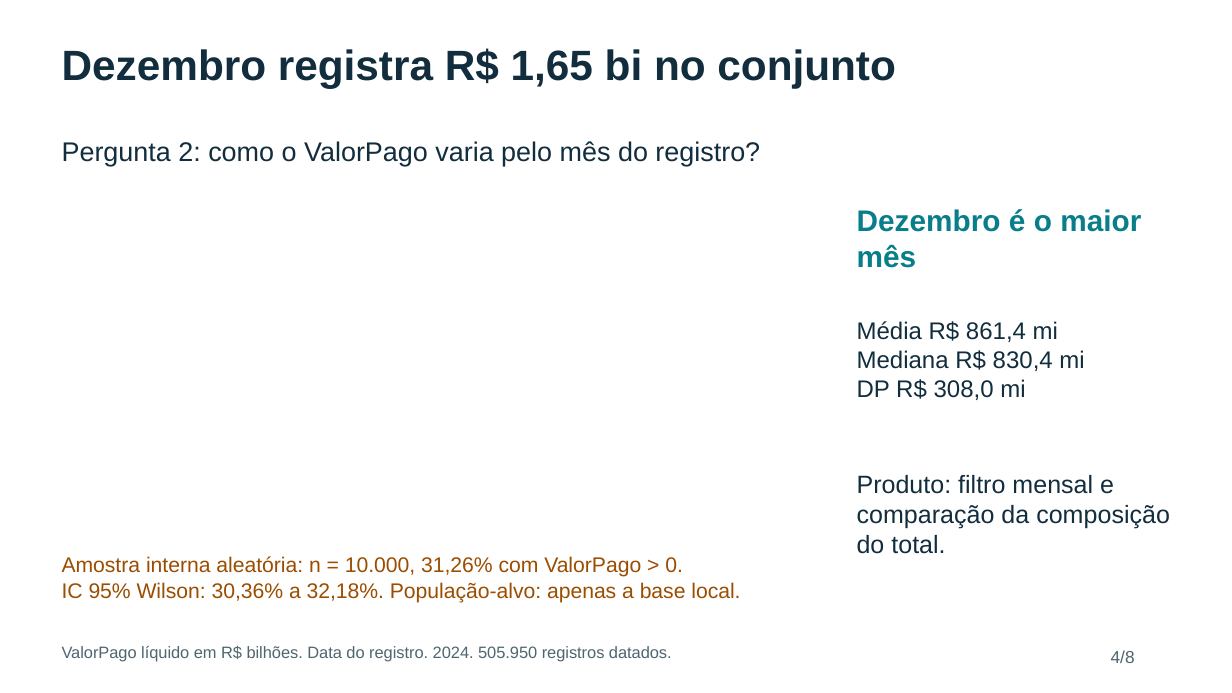
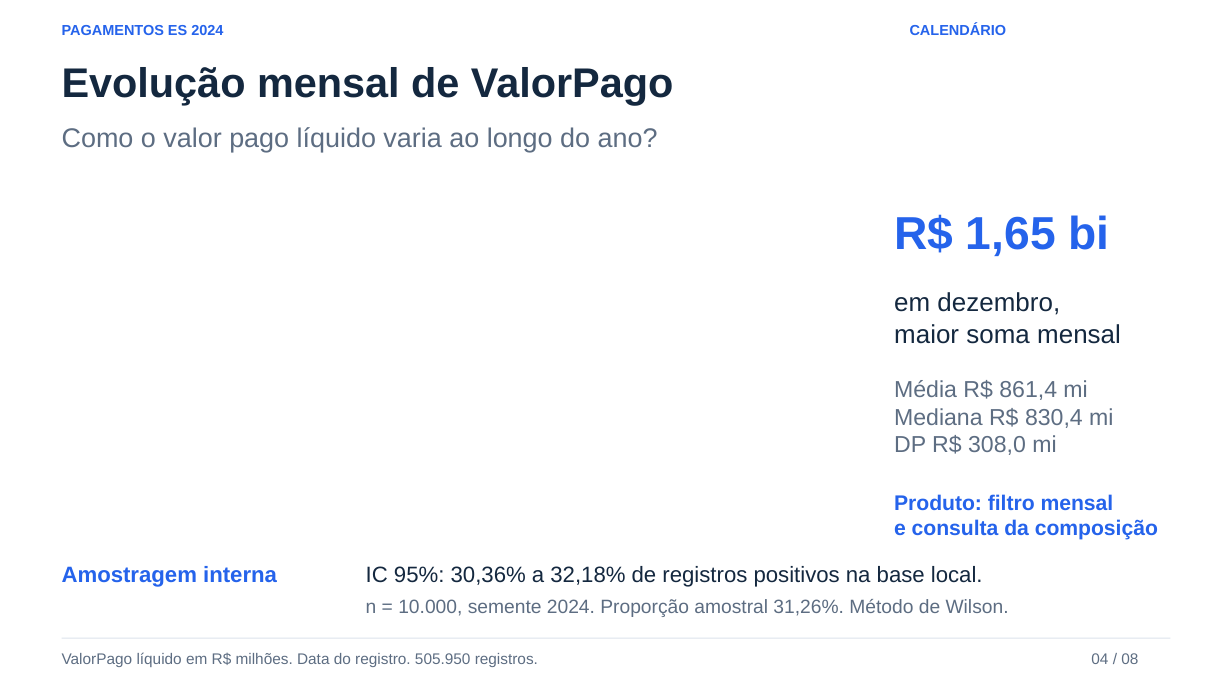
Before and after one commit to Stratfy/cp5-data, a slide deck: slide 4 of docs/apresentacao_pagamentos_es_2024.pptx. Drawn at 1232x693 pixels with LibreOffice and Linux fonts; fonts in the diff are those of the drawing. Boxes give left, top, right and bottom in pixels: in the first picture for what was removed or moved away, otherwise in the second. Text is boxed around its words. In the diff, an @@ line names an element or a change of style, - is before the commit and + after.

```diff
--- a/docs/apresentacao_pagamentos_es_2024.pptx
+++ b/docs/apresentacao_pagamentos_es_2024.pptx
@@ text added at [62, 25, 223, 35], 11.2 pt, text #2563EB, bold @@
+PAGAMENTOS ES 2024
@@ text added at [910, 23, 1007, 35], 11.2 pt, text #2563EB, bold @@
+CALENDÁRIO
@@ text at [62, 67, 673, 105]: text changed; size 21 to 32.2 pt; text colour #122D3D to #14283F; bold on @@
-Pergunta 2: como o ValorPago varia pelo mês do registro?
+Evolução mensal de ValorPago
@@ text added at [62, 127, 658, 152], 21 pt, text #5D6D82 @@
+Como o valor pago líquido varia ao longo do ano?
@@ text removed at [857, 209, 1141, 268] @@
-Dezembro é o maior mês
@@ text at [894, 214, 1110, 256]: text changed; size 33 to 36 pt; text colour #122D3D to #2563EB @@
-Dezembro registra R$ 1,65 bi no conjunto
+R$ 1,65 bi
@@ text added at [894, 292, 1121, 344], 20.2 pt, text #14283F @@
+em dezembro,
+maior soma mensal
@@ text "Média R$ 861,4 mi": place and size @@
-text "Média R$ 861,4 mi" at [857, 321, 1084, 400]
+text "Média R$ 861,4 mi" at [894, 380, 1113, 455]
@@ text "Média R$ 861,4 mi" at [894, 380, 1113, 455]: size 18.8 to 18 pt, text colour #122D3D to #5D6D82 @@
@@ text at [894, 494, 1158, 540]: text changed; size 19.5 to 16.5 pt; text colour #122D3D to #2563EB; bold on @@
-Produto: filtro mensal e comparação da composição do total.
+Produto: filtro mensal
+e consulta da composição
@@ text added at [62, 566, 277, 587], 17.2 pt, text #2563EB, bold @@
+Amostragem interna
@@ text at [366, 566, 983, 587]: text changed; size 16.5 to 17.2 pt; text colour #9B4D00 to #14283F @@
-Amostra interna aleatória: n = 10.000, 31,26% com ValorPago > 0.
-IC 95% Wilson: 30,36% a 32,18%. População-alvo: apenas a base local.
+IC 95%: 30,36% a 32,18% de registros positivos na base local.
@@ text added at [366, 599, 1009, 617], 15 pt, text #5D6D82 @@
+n = 10.000, semente 2024. Proporção amostral 31,26%. Método de Wilson.
@@ text at [62, 652, 538, 667]: text changed; size 12.8 to 12 pt; text colour #4F6570 to #5D6D82 @@
-ValorPago líquido em R$ bilhões. Data do registro. 2024. 505.950 registros datados.
+ValorPago líquido em R$ milhões. Data do registro. 505.950 registros.
@@ line added from (62, 639) to (1171, 639), #DCE3EC 0.75 pt @@
@@ text added at [1091, 653, 1138, 664], 12 pt, text #5D6D82 @@
+04 / 08
@@ text removed at [1111, 650, 1135, 663] @@
-4/8
```
Also in this commit, not shown: 4 other slides changed, 3 slides added, 3 slides removed, 14 other files.
